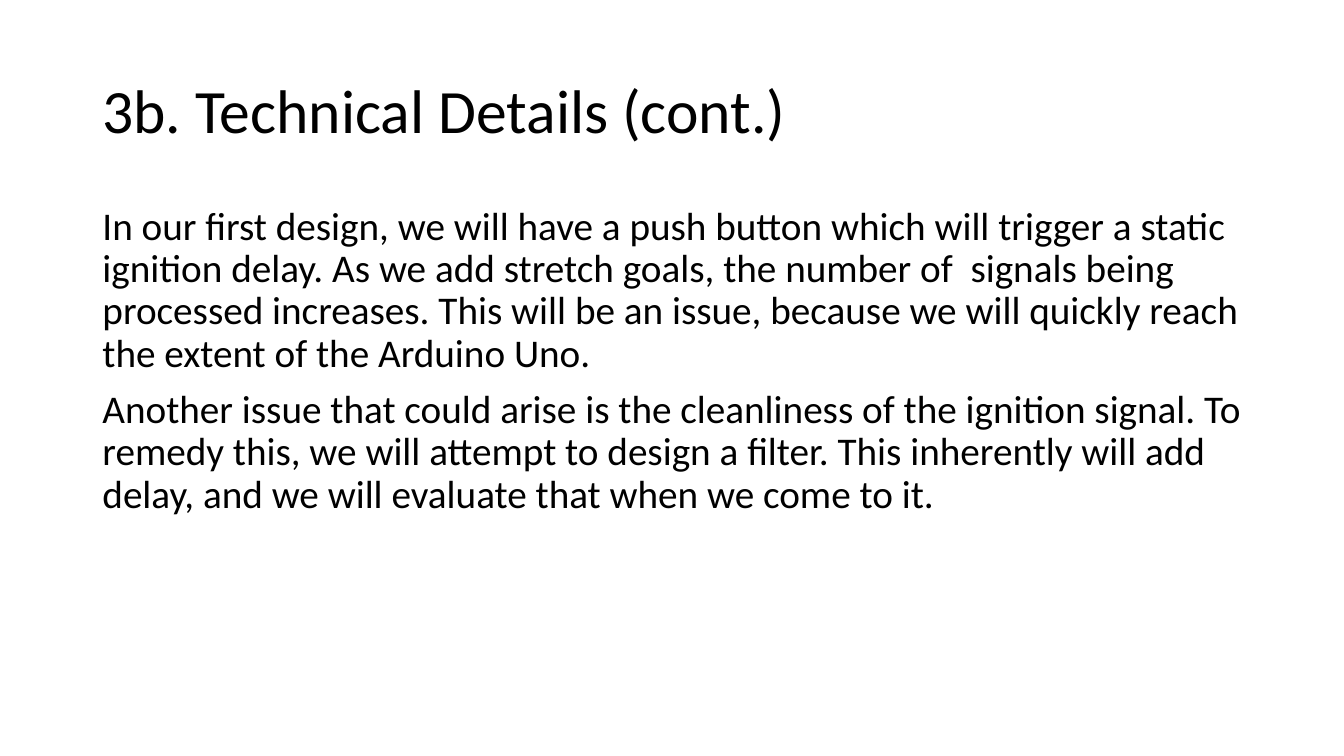
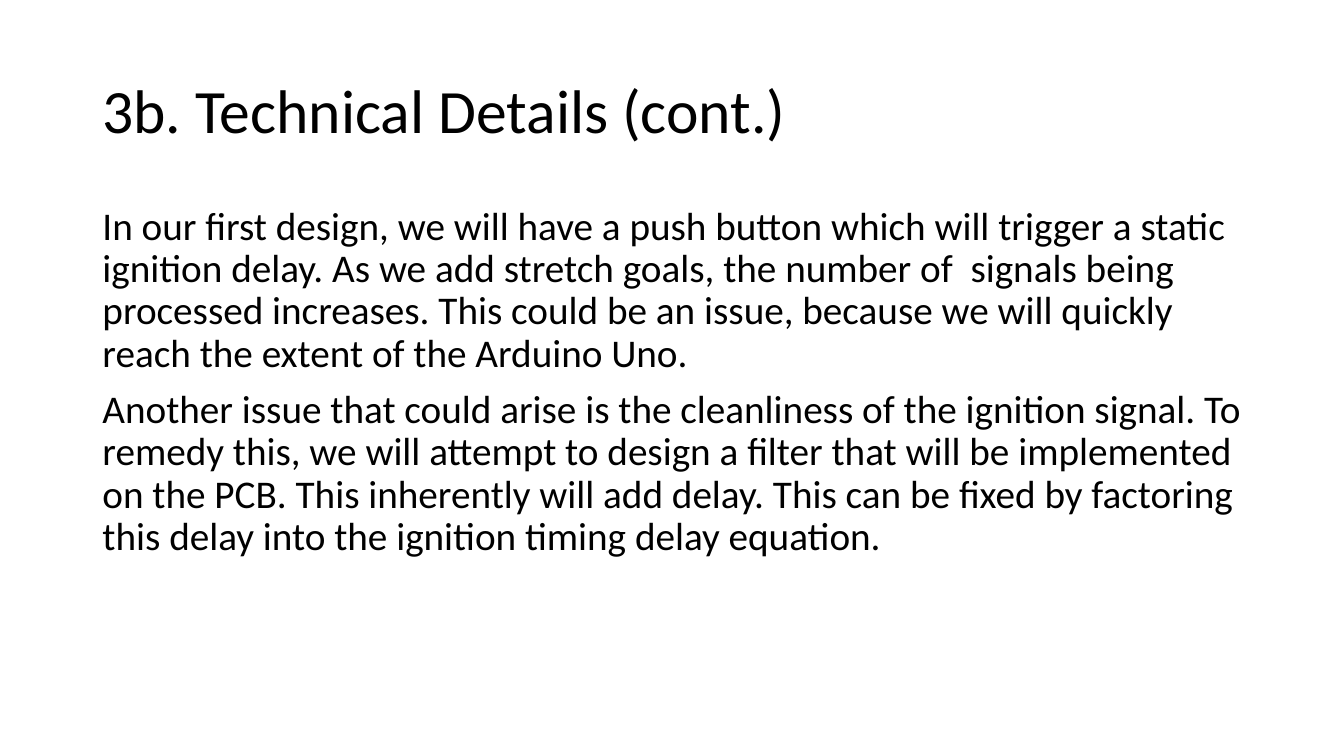
Before and after one commit to SolidEkans/Flux-Capacitors, a slide deck: slide 6 of DESIGN_DOCUMENTATION/Design_Plan.Flux_Capacitors.pptx. Drawn at 1344x756 pixels with LibreOffice and Linux fonts; fonts in the diff are those of the drawing. Boxes give left, top, right and bottom in pixels: in the first picture for what was removed or moved away, otherwise in the second. Text is boxed around its words. In the diff, an @@ line names an element or a change of style, - is before the commit and + after.

Commit message:
Finished Design Plan

```diff
--- a/DESIGN_DOCUMENTATION/Design_Plan.Flux_Capacitors.pptx
+++ b/DESIGN_DOCUMENTATION/Design_Plan.Flux_Capacitors.pptx
@@ text at [102,212,1240,557]: text changed @@
-In our first design, we will have a push button which will trigger a static ignition delay. As we add stretch goals, the number of signals being processed increases. This will be an issue, because we will quickly reach the extent of the Arduino Uno.
-Another issue that could arise is the cleanliness of the ignition signal. To remedy this, we will attempt to design a filter. This inherently will add delay, and we will evaluate that when we come to it.
+In our first design, we will have a push button which will trigger a static ignition delay. As we add stretch goals, the number of signals being processed increases. This could be an issue, because we will quickly reach the extent of the Arduino Uno.
+Another issue that could arise is the cleanliness of the ignition signal. To remedy this, we will attempt to design a filter that will be implemented on the PCB. This inherently will add delay. This can be fixed by factoring this delay into the ignition timing delay equation.
```
Also in this commit, not shown: 5 other slides changed, 2 slides added, 3 slides removed, 2 other files.
